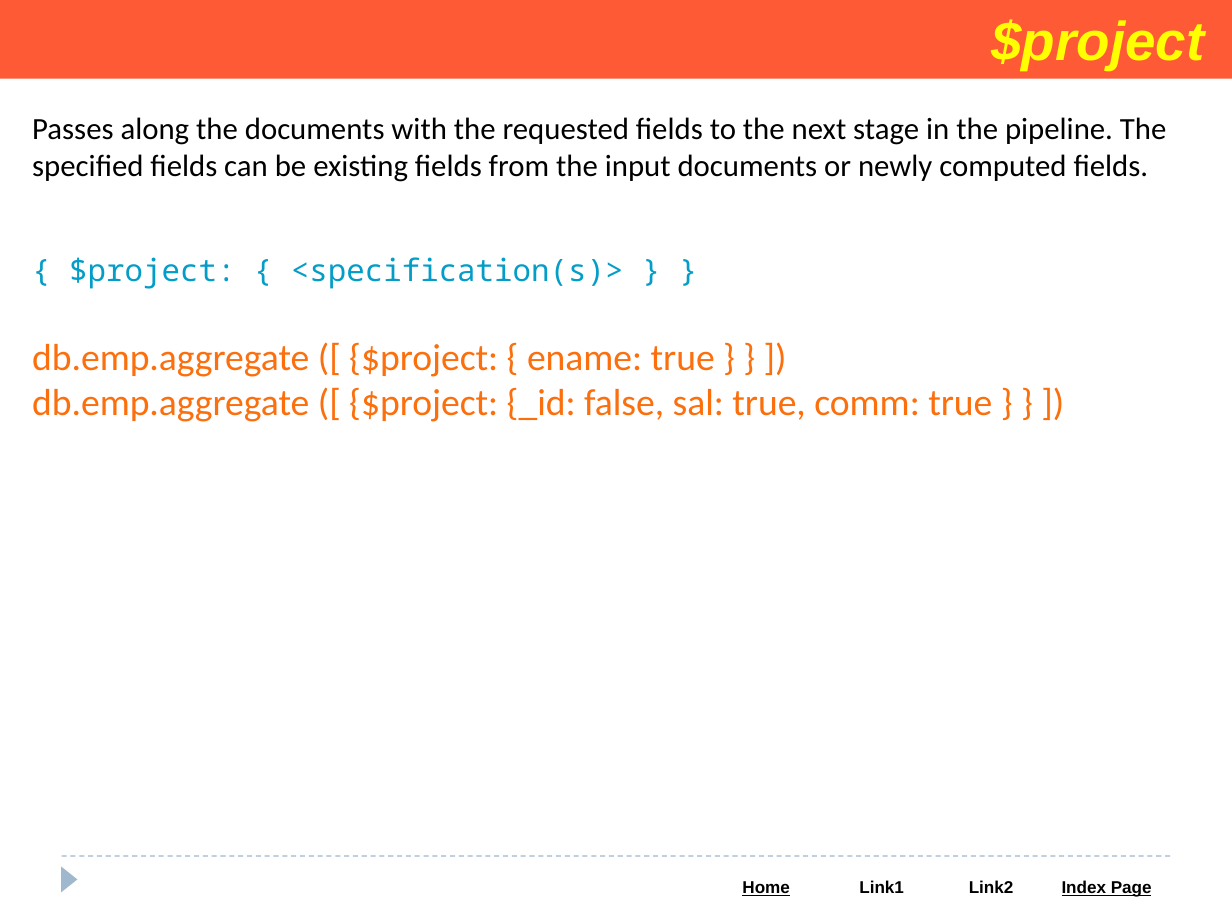
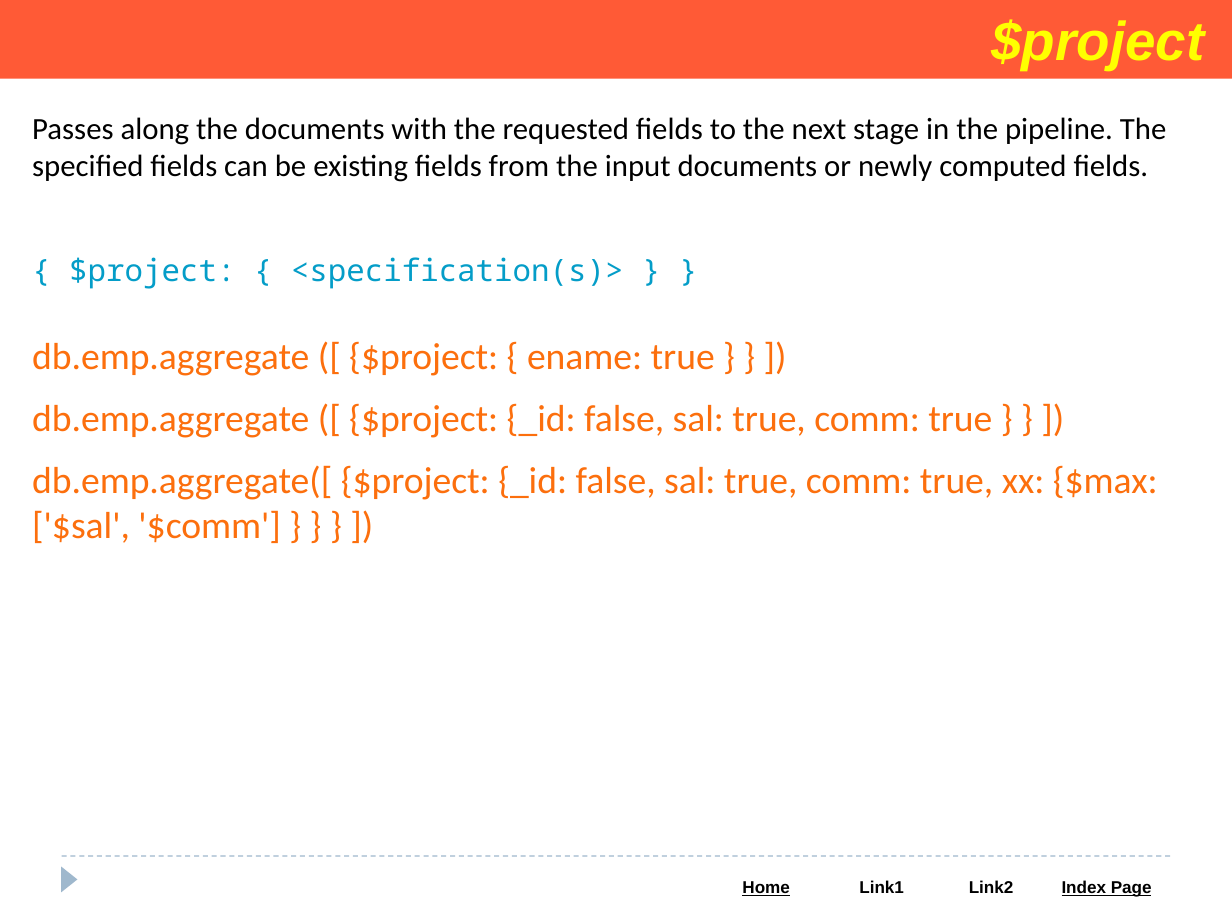
Before and after one commit to Saleel-Bagde/PPT-s, a slide deck: slide 98 of MongoDB PPT.pptx. Drawn at 1232x924 pixels with LibreOffice and Linux fonts; fonts in the diff are those of the drawing. Boxes give left, top, right and bottom in pixels: in the first picture for what was removed or moved away, otherwise in the second. Text is boxed around its words. In the diff, an @@ line names an element or a change of style, - is before the commit and + after.

```diff
--- a/MongoDB PPT.pptx
+++ b/MongoDB PPT.pptx
@@ text at [32, 465, 1158, 543]: paragraph added @@
+db.emp.aggregate([ {$project: {_id: false, sal: true, comm: true, xx: {$max: ['$sal', '$comm'] } } } ])
```
Also in this commit, not shown: 5 other slides changed.
